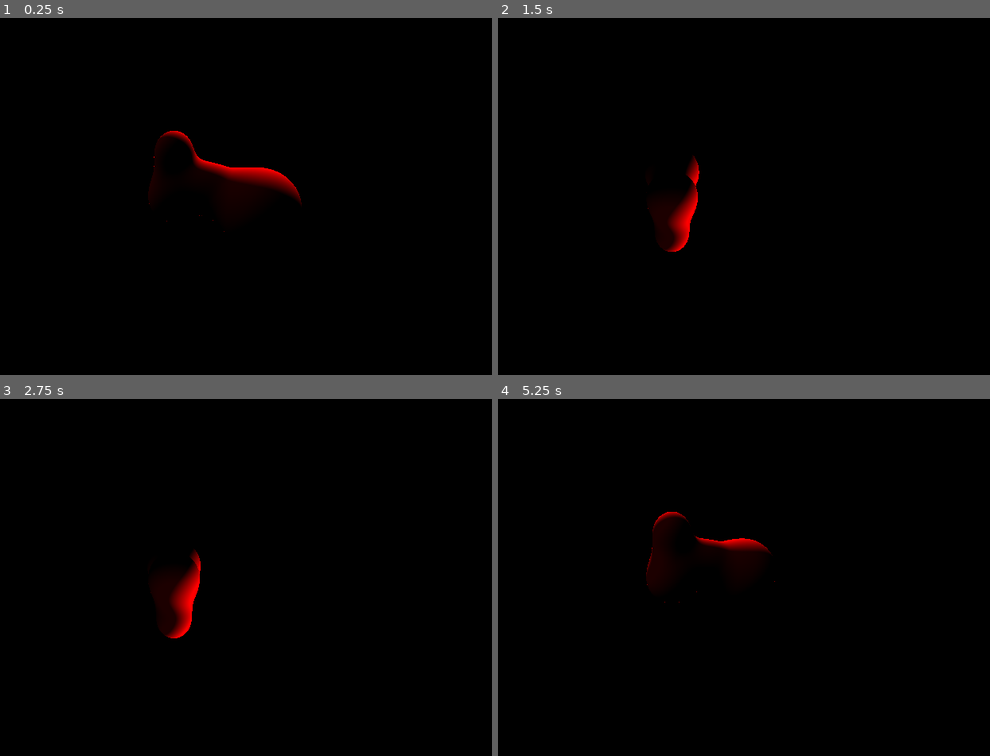
Above: before the commit, frames 1-4 (two rows, left to right).
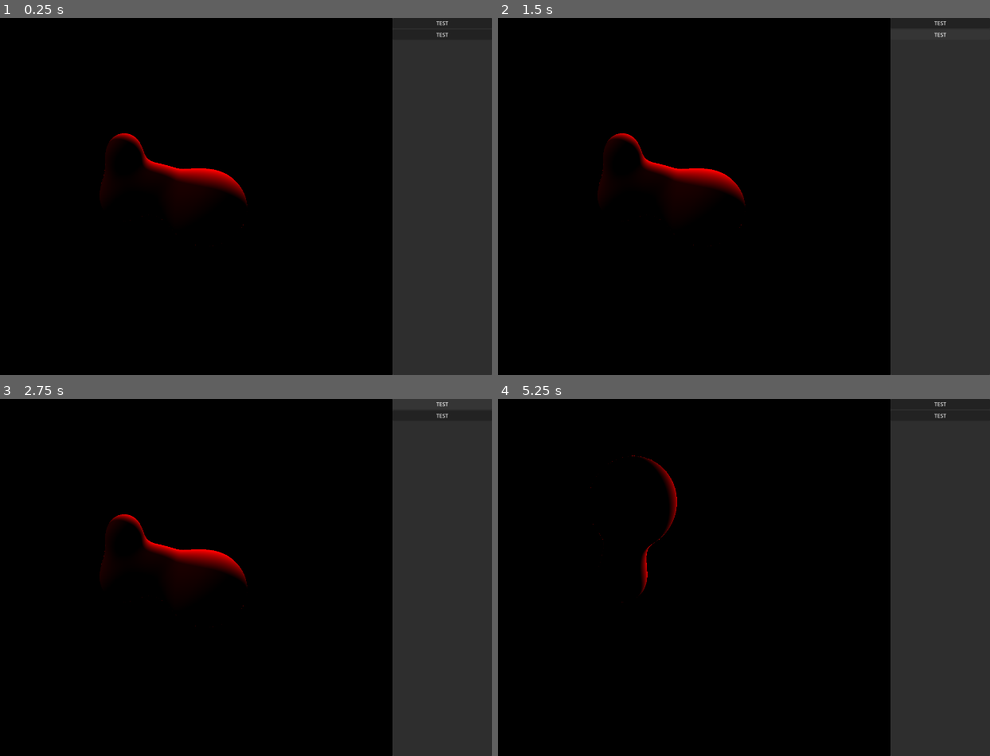
Above: after the commit, the same moments.

Repository: Golden-Golden/SDFTool
Game: Godot game, scene res://TestScene.tscn
Same seed, same stepped clock (60 frames per second), same inputs: the game is played once before the commit and once after it.
Inputs (mouse positions are in pixels of both pictures, inside the frame that each line leads up to):
- Up to frame 1 (0.25 s): no input
- Up to frame 2 (1.5 s): click (940, 21) at 0.5 s, where only the run after the commit has a clickable "TEST"; click (940, 35) at 1.25 s, where only the run after the commit has a clickable "TEST"
- Up to frame 3 (2.75 s): click (442, 402) at 2 s, where only the run after the commit has a clickable "TEST"
- Up to frame 4 (5.25 s): click (940, 416) at 2.75 s, where only the run after the commit has a clickable "TEST"; click (940, 402) at 3.5 s, where only the run after the commit has a clickable "TEST"; click (940, 416) at 4.25 s, where only the run after the commit has a clickable "TEST"; tap Enter at 5 s; move the mouse to (704, 577) at 5.02 s

The runs differ from the first frame. In frame 1, 22% of the frame differs, in the area x 20-100%, y 0-100%; in frame 2, 22%; in frame 3, 22%; in frame 4, 21%.

Commit message:
Shifted camera to the side and added a test UI to the right

Diff:
--- /dev/null
+++ b/SidePanel.gdshader
@@ -0,0 +1,12 @@
+shader_type canvas_item;
+
+
+
+void fragment() {
+	COLOR = vec4(1,1,0,1);
+}
+
+//void light() {
+//	// Called for every pixel for every light affecting the CanvasItem.
+//	// Uncomment to replace the default light processing function with this one.
+//}
--- a/TestScene.tscn
+++ b/TestScene.tscn
@@ -2,6 +2,7 @@
 
 [ext_resource type="Shader" uid="uid://c8cjref1tp0m0" path="res://rayMarch.gdshader" id="1_mncer"]
 [ext_resource type="Script" uid="uid://dpphdsrh0frc8" path="res://cameraControl.gd" id="2_cguwc"]
+[ext_resource type="Shader" uid="uid://ccxf7snsq4v25" path="res://SidePanel.gdshader" id="3_wicfy"]
 
 [sub_resource type="ShaderMaterial" id="ShaderMaterial_cguwc"]
 render_priority = 0
@@ -21,18 +22,74 @@
 [sub_resource type="Environment" id="Environment_mncer"]
 background_mode = 1
 
+[sub_resource type="ShaderMaterial" id="ShaderMaterial_go42g"]
+shader = ExtResource("3_wicfy")
+
+[sub_resource type="ShaderMaterial" id="ShaderMaterial_sreuk"]
+shader = ExtResource("3_wicfy")
+
 [node name="Node3D" type="Node3D" unique_id=272140006]
 
 [node name="MeshInstance3D" type="MeshInstance3D" parent="." unique_id=232669261]
 transform = Transform3D(1, 0, 0, 0, 1, 0, 0, 0, 1, -0.013293266, 0.014662743, -0.0035414696)
 mesh = SubResource("BoxMesh_wicfy")
 
-[node name="Node3D" type="Node3D" parent="." unique_id=1681806223]
+[node name="WorldEnvironment" type="WorldEnvironment" parent="." unique_id=1448119521]
+environment = SubResource("Environment_mncer")
+
+[node name="CanvasLayer" type="CanvasLayer" parent="." unique_id=19736840]
+
+[node name="Control" type="Control" parent="CanvasLayer" unique_id=1458463943]
+layout_mode = 3
+anchors_preset = 15
+anchor_right = 1.0
+anchor_bottom = 1.0
+grow_horizontal = 2
+grow_vertical = 2
+
+[node name="HBoxContainer" type="HBoxContainer" parent="CanvasLayer/Control" unique_id=1295565179]
+layout_mode = 1
+anchors_preset = 15
+anchor_right = 1.0
+anchor_bottom = 1.0
+grow_horizontal = 2
+grow_vertical = 2
+theme_override_constants/separation = 0
+
+[node name="SubViewportContainer" type="SubViewportContainer" parent="CanvasLayer/Control/HBoxContainer" unique_id=1706895923]
+layout_mode = 2
+size_flags_horizontal = 8
+
+[node name="SubViewport" type="SubViewport" parent="CanvasLayer/Control/HBoxContainer/SubViewportContainer" unique_id=825354962]
+size = Vector2i(1620, 1080)
+
+[node name="Node3D" type="Node3D" parent="CanvasLayer/Control/HBoxContainer/SubViewportContainer/SubViewport" unique_id=1681806223]
 transform = Transform3D(0.36812454, 0.31800228, -0.8737041, 0, 0.9396926, 0.34202012, 0.9297765, -0.125906, 0.34592393, 0, 0, 0)
 script = ExtResource("2_cguwc")
 
-[node name="Camera3D" type="Camera3D" parent="Node3D" unique_id=270641863]
+[node name="Camera3D" type="Camera3D" parent="CanvasLayer/Control/HBoxContainer/SubViewportContainer/SubViewport/Node3D" unique_id=270641863]
 transform = Transform3D(1, 0, 0, 0, 1, 0, 0, 0, 1, 0, 0, 4.935)
+fov = 77.27456
 
-[node name="WorldEnvironment" type="WorldEnvironment" parent="." unique_id=1448119521]
-environment = SubResource("Environment_mncer")
+[node name="Panel" type="Panel" parent="CanvasLayer/Control/HBoxContainer" unique_id=1986388068]
+material = SubResource("ShaderMaterial_go42g")
+use_parent_material = true
+custom_minimum_size = Vector2(300, 0)
+layout_mode = 2
+
+[node name="VBoxContainer" type="VBoxContainer" parent="CanvasLayer/Control/HBoxContainer/Panel" unique_id=41621991]
+material = SubResource("ShaderMaterial_sreuk")
+layout_mode = 1
+anchors_preset = 15
+anchor_right = 1.0
+anchor_bottom = 1.0
+grow_horizontal = 2
+grow_vertical = 2
+
+[node name="Button" type="Button" parent="CanvasLayer/Control/HBoxContainer/Panel/VBoxContainer" unique_id=541729431]
+layout_mode = 2
+text = "TEST"
+
+[node name="Button2" type="Button" parent="CanvasLayer/Control/HBoxContainer/Panel/VBoxContainer" unique_id=69279876]
+layout_mode = 2
+text = "TEST"
--- a/cameraControl.gd
+++ b/cameraControl.gd
@@ -3,7 +3,7 @@
 @export var sensitivity: float = 0.6
 
 func _ready() -> void:
-	Input.mouse_mode = Input.MOUSE_MODE_CAPTURED
+	pass
 
 func _input(event):
 	# Quit check (usually mapped to "ui_cancel" or "escape")
--- a/project.godot
+++ b/project.godot
@@ -13,7 +13,15 @@
 config/name="RayMarch"
 run/main_scene="uid://e11mtxn6aeg1"
 config/features=PackedStringArray("4.6", "Forward Plus")
+boot_splash/bg_color=Color(0, 0, 0, 0)
+boot_splash/show_image=false
 config/icon="res://icon.svg"
+
+[display]
+
+window/size/viewport_width=1920
+window/size/viewport_height=1080
+window/size/initial_position=Vector2i(-40, -103)
 
 [dotnet]
 
Not shown, added: SidePanel.gdshader.uid
